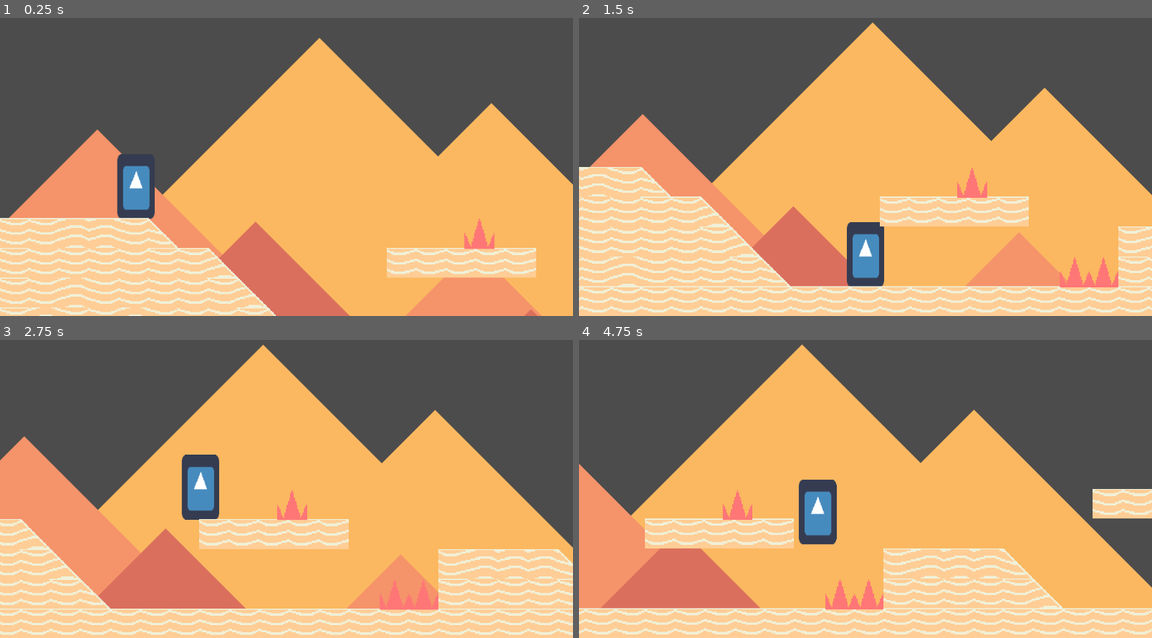
Above: before the commit, frames 1-4 (two rows, left to right).
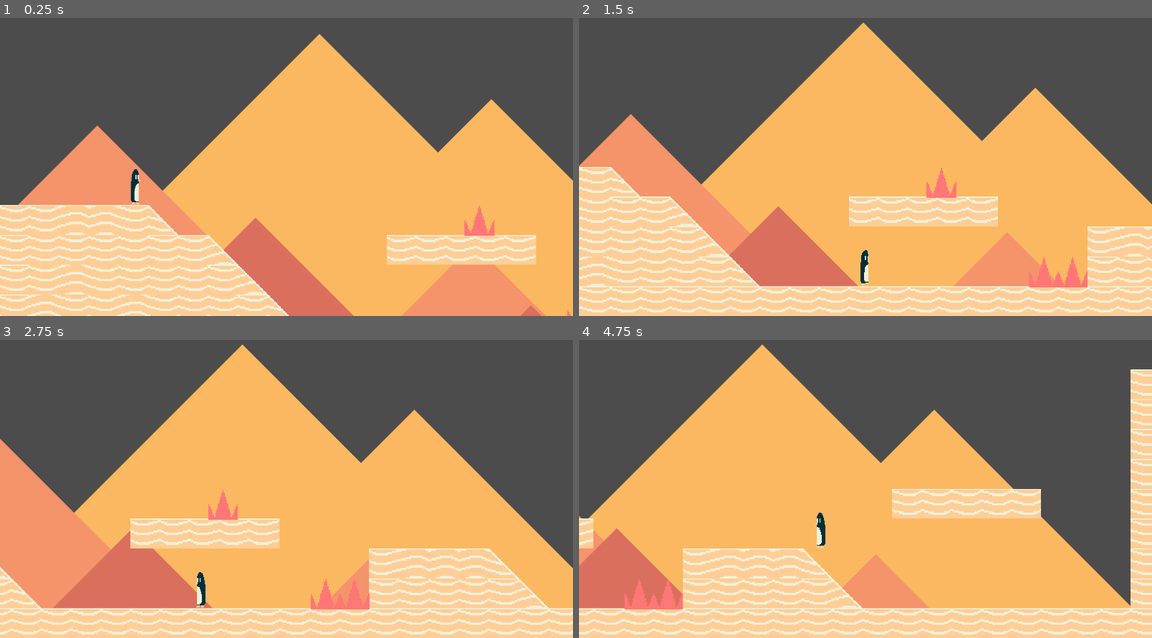
Above: after the commit, the same moments.

Repository: Streamfire/LeapDayPlatformer
Game: Godot game, scene res://internal/scenes/Main.tscn
Same seed, same stepped clock (60 frames per second), same inputs: the game is played once before the commit and once after it. The engine's default icon, where the game draws it, is replaced by a stand-in: a white triangle on a blue panel in a dark square.
Inputs:
- Up to frame 1 (0.25 s): no input
- Up to frame 2 (1.5 s): tap Enter at 0.5 s; hold D (Move_Right) from 0.53 s (still down); tap Space (Move_Jump) at 0.77 s
- Up to frame 3 (2.75 s): tap Space (Move_Jump) at 1.52 s; release D (Move_Right) at 2.03 s; hold A (Move_Left) from 2.03 s (still down)
- Up to frame 4 (4.75 s): release A (Move_Left) at 2.78 s; hold D (Move_Right) 2.78-4.28 s; tap Space (Move_Jump) at 3.02, 3.77, 4.52 s; hold A (Move_Left) from 4.28 s (still down)

The runs differ from the first frame. In frame 1, 15% of the frame differs, in the area x 0-100%, y 5-100%; in frame 2, 14%; in frame 3, 28%; in frame 4, 40%, in the area x 0-100%, y 1-99%.
Error before the commit: Parse Error: Indented block expected after declaration of "_ready" function. (res://internal/scripts/Global.gd:8)

Commit message:
Animations

Diff:
--- a/internal/scenes/Player.tscn
+++ b/internal/scenes/Player.tscn
@@ -1,15 +1,44 @@
-[gd_scene load_steps=5 format=2]
+[gd_scene load_steps=6 format=2]
 
 [ext_resource path="res://internal/scripts/PlayerController.gd" type="Script" id=1]
-[ext_resource path="res://icon.png" type="Texture" id=2]
+[ext_resource path="res://assets/pingu/run.png" type="Texture" id=2]
 
 [sub_resource type="CapsuleShape2D" id=1]
-radius = 15.4285
+radius = 3.85931
 height = 21.3391
 
 [sub_resource type="CapsuleShape2D" id=2]
-radius = 15.1663
-height = 25.1559
+radius = 4.85095
+height = 19.5761
+
+[sub_resource type="Animation" id=3]
+resource_name = "Walk"
+length = 2.0
+loop = true
+tracks/0/type = "value"
+tracks/0/path = NodePath("walk:visible")
+tracks/0/interp = 1
+tracks/0/loop_wrap = true
+tracks/0/imported = false
+tracks/0/enabled = true
+tracks/0/keys = {
+"times": PoolRealArray( 0 ),
+"transitions": PoolRealArray( 1 ),
+"update": 1,
+"values": [ true ]
+}
+tracks/1/type = "value"
+tracks/1/path = NodePath("walk:frame")
+tracks/1/interp = 1
+tracks/1/loop_wrap = true
+tracks/1/imported = false
+tracks/1/enabled = true
+tracks/1/keys = {
+"times": PoolRealArray( 0, 0.5, 1, 1.5 ),
+"transitions": PoolRealArray( 1, 1, 1, 1 ),
+"update": 1,
+"values": [ 0, 1, 2, 3 ]
+}
 
 [node name="Player" type="KinematicBody2D"]
 collision_layer = 2
@@ -25,14 +54,17 @@
 shape = SubResource( 1 )
 
 [node name="Body" type="CollisionShape2D" parent="."]
-position = Vector2( 0, -0.971937 )
+position = Vector2( -0.110184, 0.35026 )
 shape = SubResource( 2 )
 
 [node name="PlayerAnimator" type="AnimationPlayer" parent="."]
+anims/Walk = SubResource( 3 )
 
-[node name="icon" type="Sprite" parent="."]
+[node name="walk" type="Sprite" parent="."]
 position = Vector2( 0.0809937, 0.222081 )
 scale = Vector2( 0.492715, 0.849276 )
 texture = ExtResource( 2 )
+hframes = 4
+frame = 2
 [connection signal="area_entered" from="Hitbox" to="." method="_on_Hitbox_collision"]
 [connection signal="body_entered" from="Hitbox" to="." method="_on_Hitbox_collision"]
--- a/internal/scripts/Global.gd
+++ b/internal/scripts/Global.gd
@@ -5,3 +5,4 @@
 
 func _ready():
 	#SoundControler.play_music("res://assets/audio/jump.wav")
+	pass
--- a/internal/scripts/PlayerController.gd
+++ b/internal/scripts/PlayerController.gd
@@ -14,7 +14,8 @@
 var inputMotion = Vector2()
 var velocity = Vector2()
 
-
+onready var Animator = $PlayerAnimator
+onready var walkSprite = $walk
 
 func _ready():
 	Global.Playernode = self
@@ -35,7 +36,19 @@
 	if Input.is_action_just_pressed("Move_Jump") and is_on_floor():
 		velocity.y = -jumpForce
 
+	Animate()
 
+func Animate():
+	if is_on_floor():
+		if inputMotion.x >0:
+			Animator.play("Walk")
+			walkSprite.flip_h = false
+		elif inputMotion.x <0:
+			Animator.play("Walk")
+			walkSprite.flip_h = true
+		else:
+			Animator.seek(0)
+			Animator.stop()
 
 func _physics_process(delta):
 
Not shown, added: .mono/metadata/ide_server_meta.txt
